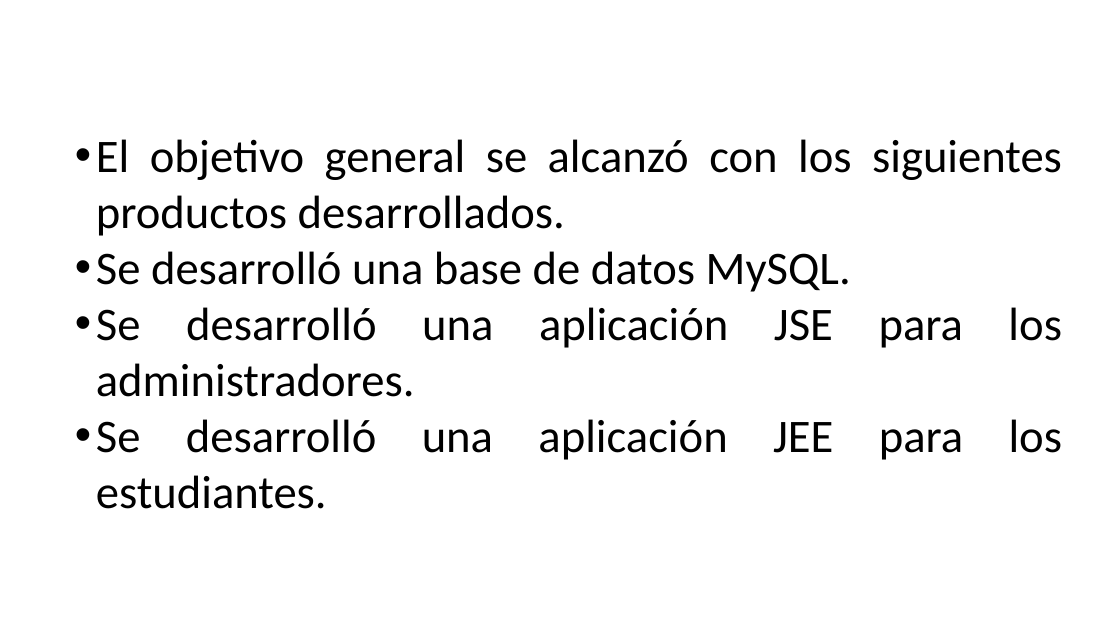
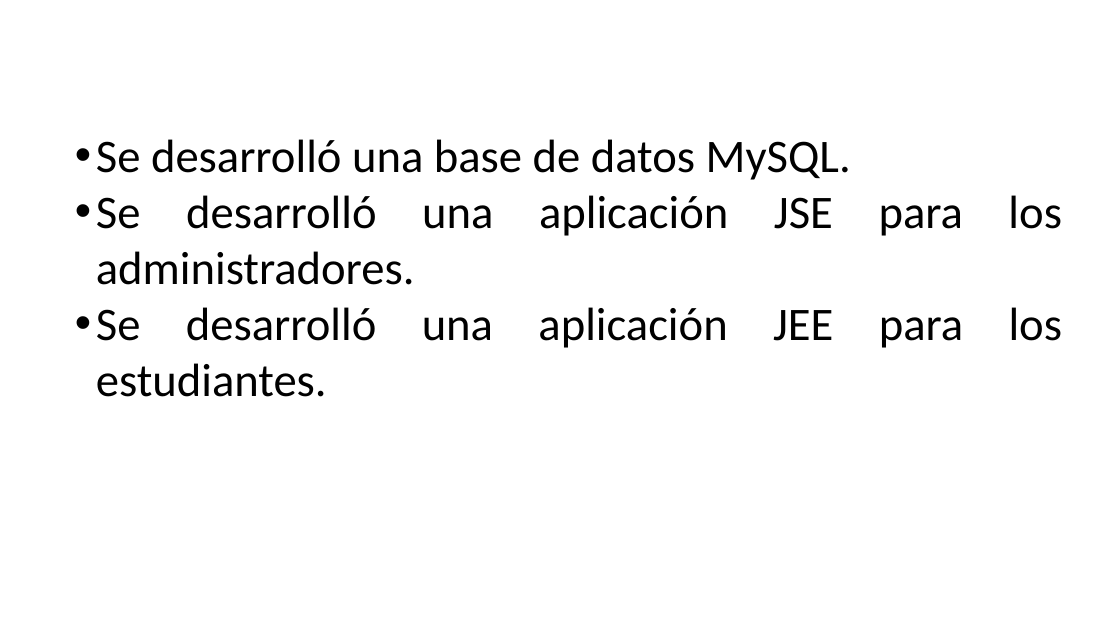
Before and after one commit to BrayanNovoa/uniminuto, a slide deck: slide 26 of expo/expo.pptx (slide 25 before the commit). Drawn at 1120x630 pixels with LibreOffice and Linux fonts; fonts in the diff are those of the drawing; background and template pictures are left out. Boxes give left, top, right and bottom in pixels: in the first picture for what was removed or moved away, otherwise in the second. Text is boxed around its words. In the diff, an @@ line names an element or a change of style, - is before the commit and + after.

```diff
--- a/expo/expo.pptx
+++ b/expo/expo.pptx
@@ text at (x1=96, y1=139, x2=1062, y2=236): paragraph removed @@
-• El objetivo general se alcanzó con los siguientes productos desarrollados.
```
Also in this commit, not shown: 2 other slides changed, 1 slide added, 2 other files.
